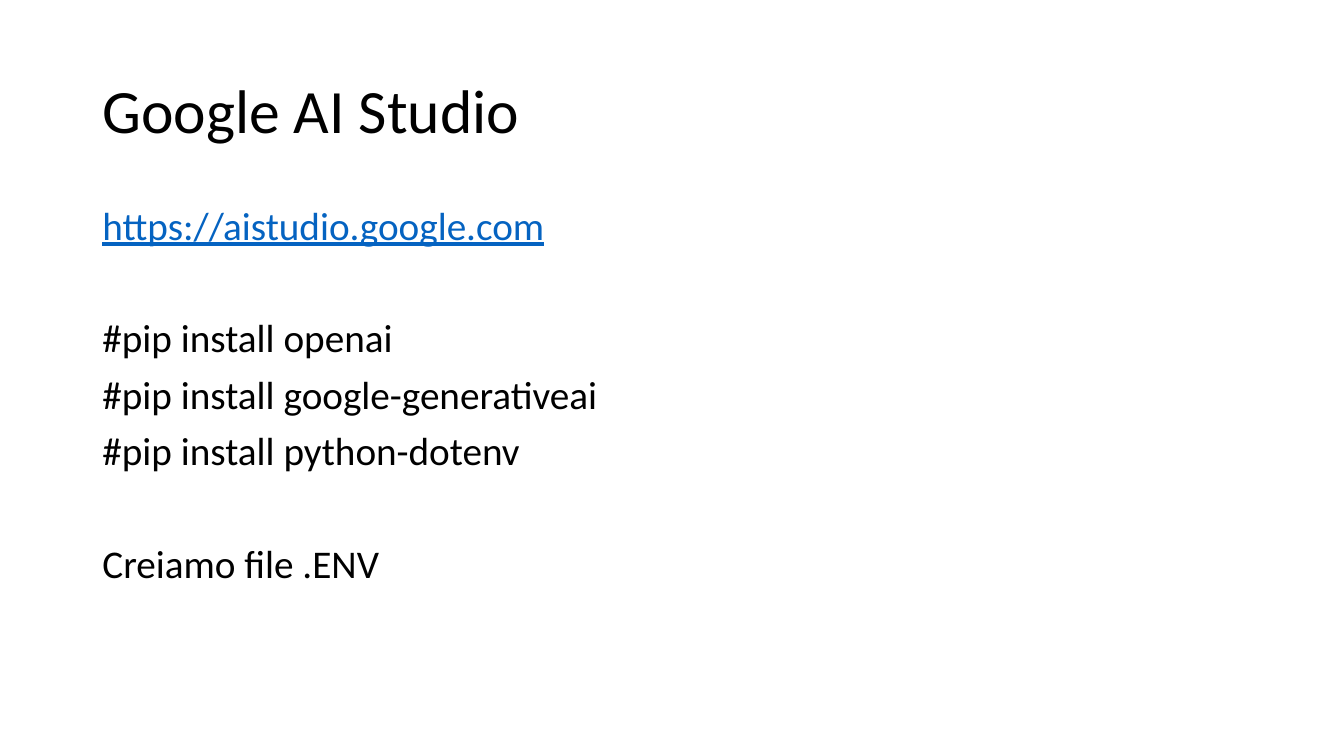
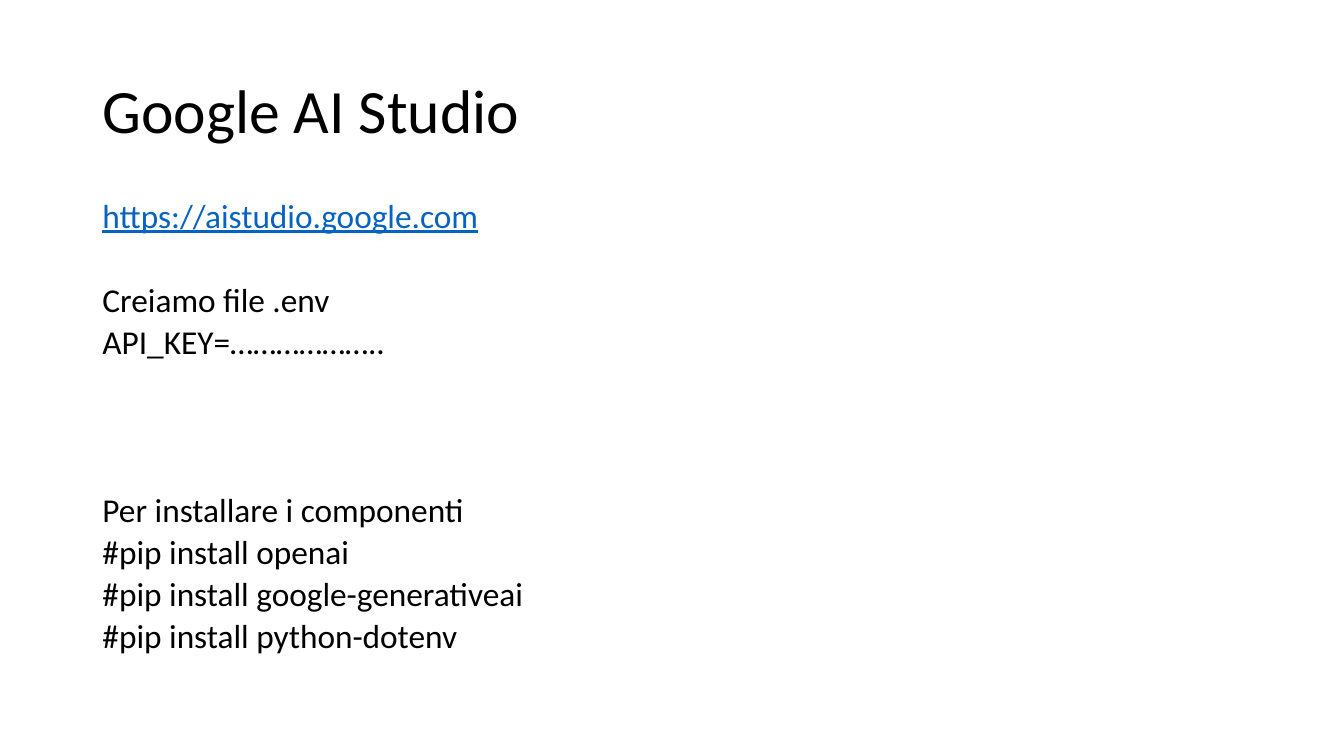
Before and after one commit to dipialx/Corso-Python, a slide deck: slide 15 of Lez6.pptx (slide 14 before the commit). Drawn at 1344x756 pixels with LibreOffice and Linux fonts; fonts in the diff are those of the drawing. Boxes give left, top, right and bottom in pixels: in the first picture for what was removed or moved away, otherwise in the second. Text is boxed around its words. In the diff, an @@ line names an element or a change of style, - is before the commit and + after.

```diff
--- a/Lez6.pptx
+++ b/Lez6.pptx
@@ text at (102, 205, 522, 654): size 28 to 23.8 pt in "https://aistudio.google.com", "#pip install openai", "#pip install google-generativeai", "#pip install python-dotenv"; line spacing 0.9 to 0.7 @@
@@ text at (102, 289, 464, 528): paragraphs added @@
+Creiamo file .env
+API_KEY=………………..
+Per installare i componenti
@@ text at (102, 550, 379, 579): paragraph removed @@
-Creiamo file .ENV
```
Also in this commit, not shown: 1 other slide changed, 1 slide added, 17 other files.
